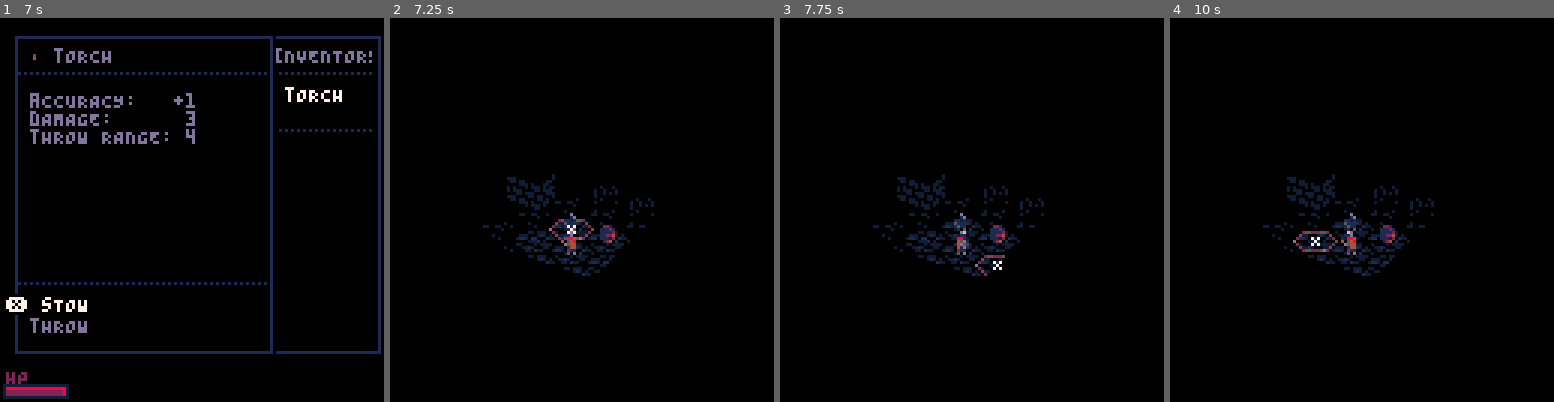
Above: before the commit, frames 1-4 (left to right).
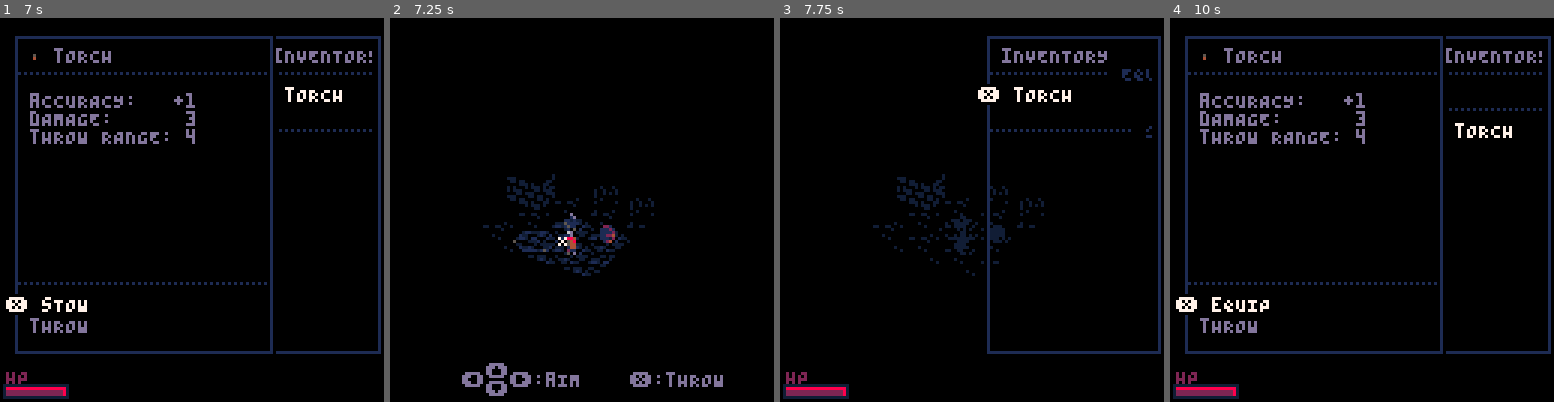
Above: after the commit, the same moments.

Repository: Woflox/intoruins
Game: PICO-8 cartridge cavedunj.p8
The game is run twice, just before and just after one commit, with the same random seed, the same clock (stepped at 60 frames per second) and the same inputs.
Inputs:
- Up to frame 1 (7 s): tap O (Z key) at 0.33, 0.7, 1.43, 2.22, 3.1, 3.98, 4.87, 5.75, 6.63 s; tap X (X key) at 1.07, 2.07, 2.4, 2.73, 3.07, 3.4, 3.73, 4.07, 4.4, 4.73, 5.07, 5.4, 5.73, 6.07, 6.4, 6.73 s; hold Left 1.97-2.37 s; hold Down 2.42-2.82 s; hold Right 2.87-3.53 s; hold Up 3.58-4.08 s; hold Right 4.13-4.53 s; hold Down 4.58-5.08 s; hold Left 5.13-5.8 s; hold Up 5.85-6.18 s; hold Left 6.23-6.63 s; hold Down from 6.68 s (still down)
- Up to frame 2 (7.25 s): tap X (X key) at 7.07 s; release Down at 7.08 s; hold Right from 7.13 s (still down)
- Up to frame 3 (7.75 s): keep holding Right; tap X (X key) at 7.4, 7.73 s; tap O (Z key) at 7.52 s
- Up to frame 4 (10 s): release Right at 7.8 s; hold Up 7.85-8.35 s; tap X (X key) every 0.33 s from 8.07 to 9.73 s; hold Right 8.4-8.8 s; tap O (Z key) at 8.4, 9.28 s; hold Down 8.85-9.35 s; hold Left from 9.4 s (still down)

Frame 1 is identical in both runs. In frame 2, 1.5% of the frame differs, in the area x 18-87%, y 52-99%; in frame 3, 5.5%; in frame 4, 10%, in the area x 0-100%, y 4-100%.

Commit message:
cursor aiming (saved some tokens but then fixed up some more stuff)

Diff:
--- a/cavedunj.p8
+++ b/cavedunj.p8
@@ -55,26 +55,26 @@
 133=n:rAPIER,var:item,slot:wpn,dmg:2,atk:2,lunge:t,throw:4
 134=n:aXE,var:item,slot:wpn,dmg:3,atk:1,arc:t,throw:6
 135=n:hAMMER,var:item,slot:wpn,dmg:6,atk:1,stun:2,knockback:t,slow:t,throw:2,dmgincrease:2
-129=n:oAKEN STAFF,var:item,unid:t
-145=n:dRIFTWOOD STAFF,var:item
-161=n:eBONY STAFF,var:item
-177=n:pUPLEHEART STAFF,var:item
-140=n:bRONZE AMULET,col:9,var:item,slot:amulet
-141=n:pEWTER AMULET,col:5,var:item,slot:amulet
-142=n:gOLDEN AMULET,col:10,var:item,slot:amulet
-143=n:sILVER AMULET,col:7,var:item,slot:amulet
-156=n:gOLD CLOAK,col:9,var:item,slot:cloak
-157=n:gREY CLOAK,col:5,var:item,slot:cloak
-158=n:gREEN CLOAK,col:3,var:item,slot:cloak
-159=n:cYAN CLOAK,col:12,var:item,slot:cloak
-172=n:cYAN ORB,var:item,light:2
-173=n:yELLOW ORB,var:item,light:2
-174=n:rED ORB,var:item,light:2
-175=n:bLACK ORB,var:item,light:2
-188=n:gREEN ORB,var:item,light:2
-189=n:oRANGE ORB,var:item,light:2
-190=n:pURPLE ORB,var:item,light:2
-191=n:pINK ORB,var:item,light:2
+129=n:oAKEN STAFF,var:item,unid:t,throw:4
+145=n:dRIFTWOOD STAFF,var:item,throw:4
+161=n:eBONY STAFF,var:item,throw:4
+177=n:pUPLEHEART STAFF,var:item,throw:4
+140=n:bRONZE AMULET,col:9,var:item,slot:amulet,throw:4
+141=n:pEWTER AMULET,col:5,var:item,slot:amulet,throw:4
+142=n:gOLDEN AMULET,col:10,var:item,slot:amulet,throw:4
+143=n:sILVER AMULET,col:7,var:item,slot:amulet,throw:4
+156=n:gOLD CLOAK,col:9,var:item,slot:cloak,throw:2
+157=n:gREY CLOAK,col:5,var:item,slot:cloak,throw:2
+158=n:gREEN CLOAK,col:3,var:item,slot:cloak,throw:2
+159=n:cYAN CLOAK,col:12,var:item,slot:cloak,throw:2
+172=n:cYAN ORB,var:item,light:2,throw:8
+173=n:yELLOW ORB,var:item,light:2,throw:8
+174=n:rED ORB,var:item,light:2,throw:8
+175=n:bLACK ORB,var:item,light:2,throw:8
+188=n:gREEN ORB,var:item,light:2,throw:8
+189=n:oRANGE ORB,var:item,light:2,throw:8
+190=n:pURPLE ORB,var:item,light:2,throw:8
+191=n:pINK ORB,var:item,light:2,throw:8
 ]],nil,"\n","=")
 
 	tlsfx=assigntable("58:37,38:10,54:10,44:38,60:38,40:43")
@@ -237,10 +237,14 @@
 	updateturn()
 end
 
+function modeis(m)
+	return mode==m
+end
+
 function _update()
-	if mode=="play" then
+	if modeis"play" then
 		updateturn()
-	elseif mode=="aim" then
+	elseif modeis"aim" then
 		updateaim()
 	end
 
@@ -285,7 +289,7 @@
 	pal(11,131,1)
 	fillp()
 
- if mode=="play" then
+ if modeis"play" then
 		for anim in all(textanims) do
 		 local t=(anim[5] or 1)*
 		          (time()-anim[7])
@@ -302,14 +306,14 @@
 										t>0.433 and 5 or col)
 			end
 		end
-	elseif mode=="aim" then
+	elseif modeis"aim" then
 	 local scrpos=screenpos(aimpos)
 		?"\19",scrpos.x-1,scrpos.y-2,7
 	end
 	camera()
 
-	if mode=="play" or
-	   mode=="ui" then
+	if modeis"play" or
+	   modeis"ui" then
 		local x=drawbar(player.hp/player.maxhp,
 		        "HP",2,123,2,8)
 		for k,v in
@@ -317,8 +321,10 @@
 		do
 			x=drawbar(v[1]/v[2],k,x,123,v[3],v[4])
 		end
-	end
-	if mode=="ui" then
+	elseif modeis"aim" then
+		?"\fd  ⬆️\n\|d⬅️\|j⬇️\|d➡️:aIM    ❎:"..(aimthrow and "tHROW" or "fIRE"),24,115
+	end
+	if modeis"ui" then
 		if btnp(🅾️) then
 			if (popdiag())	return
 		end
@@ -328,7 +334,7 @@
 		 curindex=0
 		 d()
 	 end
-	elseif mode=="gameover" and
+	elseif modeis"gameover" and
 	 statet>1 then
 	 if not musicplayed then
 	 	music(8,300)
@@ -408,8 +414,8 @@
 
 function getindex(cur,maxind)
 	return focus and not inputblocked and
-												(cur+btntonum(⬇️)-
-													btntonum(⬆️)+
+												(cur+tonum(btnp(⬇️))-
+													tonum(btnp(⬆️))+
 												maxind-1)%maxind+1
 												or cur
 end
@@ -526,9 +532,8 @@
 function dialog(func)
 	uitrans=mode=="ui" and
 	        0.33 or 1
- mode="ui"
+ setmode"ui"
 	menuindex=1
-	inputblocked=true
  add(diags,func)
  sfx(39)
 end
@@ -536,6 +541,7 @@
 function setmode(m)
 	mode=m
 	statet=0
+	inputblocked=true
 end
 -->8
 --[[tiles, rendering
@@ -587,7 +593,7 @@
 		elseif tl.explored then
 			fow=2
 		end
-		if mode=="gameover" then
+		if modeis"gameover" then
 			fow=tl==player.tl and 3 or 1
 		end
 		tl.fow+=mid(-1,fow-tl.fow,1)
@@ -682,7 +688,7 @@
 	if not i and not bg then
 	 tl.hifade+=mid(-1,tl.hilight-tl.hifade,1)
 	 if tl.hifade>0 then
-	  if (tl.fow>(aimpos and 1 or 2))pal(2,34,2)
+	  if (tl.explored)pal(2,34,2)
 	 	local scrp=screenpos(tl.pos)+baseoffset
 	 	spr(tl.hifade*16-8,scrp.x,scrp.y,2,1)
 	 end
@@ -1201,6 +1207,11 @@
 							 				 pos.y*8+pos.x*4)
 end
 
+function invscreenpos(pos)
+	return vec2(pos.x/12,
+	            pos.y/8-pos.x/24)
+end
+
 function entscreenpos(ent)
 	return screenpos(ent.pos)+
 	        vec2(-2.5,-6.5)
@@ -1236,10 +1247,6 @@
  return abs(remx) > abs(remy) and
  	vec2(roundx+round(remx+remy/2),roundy) or
  	vec2(roundx,roundy+round(remy+remx/2))
-end
-
-function btntonum(b)
-	return tonum(btnp(b))
 end
 
 function hexdir(p1,p2)
@@ -1598,7 +1605,6 @@
 		function turn(btnid,i)
 		 if btnp(btnid) then
 				playerdir=(playerdir+i+5)%6+1
-				--sfx(39)
 				setanim(ent,"turn")
 				updatefacing(ent,adj[playerdir])
 			end
@@ -1610,7 +1616,11 @@
 
 		playerdst=ent.pos+adj[playerdir]
 		local dsttile=gettile(playerdst)
-		dsttile.hilight=2
+		if dsttile.typ!=tywall or
+		   playerdst.x<=ent.pos.x
+		then
+			dsttile.hilight=2
+		end
 		if btnp(⬆️) then
 		 dsttile.hilight=0
 		 if canmove(ent,playerdst) then
@@ -2366,57 +2376,55 @@
 -->8
 --aiming
 
-function aim(item,thrown,range)
-	aimitem,aimthrow,aimrange,aimpos=
-	item,thrown,range,playerdst
-
+function aim(item,thrown,range,pass)
+	aimitem,aimthrow,aimrange,aimpass,aimpos=
+	item,thrown,range,pass,playerdst
 	setmode"aim"
 end
 
 function updateaim()
- --7450
- local ppos=player.pos
-	local dir,dist=
-	-hexdir(aimpos,ppos),
-	hexdist(aimpos,ppos)
-	local diri=1
-	for i=1,6 do
-		if dir==adj[i] then
-			diri=i
-		end
-	end
-	function finddir(indices)
-	 for i in all(indices) do
-	 	local adjdir=adj[(diri+i)%6+1]
-	  local adjpos=aimpos+adjdir
-		 if hexdist(ppos,adjpos)==dist
-			then
-				return adjdir
-			end
-	 end
-	 return vec2(0,0)
-	end
-	aimpos=aimpos+
-		(btntonum(⬆️)-btntonum(⬇️))*dir+
-	 btntonum(⬅️)*finddir{4,3}+
-	 btntonum(➡️)*finddir{0,1}
-	if aimpos==player.pos then
-		aimpos+=dir
-	end
+ local move=vec2(1.5*(tonum(btn(➡️))
+                -tonum(btn(⬅️))),
+                 tonum(btn(⬇️))
+                -tonum(btn(⬆️)))
+ local aimscrpos=
+  screenpos(aimpos)+1.5*
+  vec2(1.5*(tonum(btn(➡️))
+           -tonum(btn(⬅️))),
+       tonum(btn(⬇️))
+      -tonum(btn(⬆️)))
+
+	local relscrpos=aimscrpos-campos
+ aimscrpos.x-=min(relscrpos.x-2)+max(relscrpos.x-126)
+	aimscrpos.y-=min(relscrpos.y-2)+max(relscrpos.y-126)
+	aimpos=invscreenpos(aimscrpos)
+
 	local i = 0
-	hexline(player.pos,aimpos,
+	hexline(player.pos,hexnearest(aimpos),
 	function(npos,ntl)
 	 if i>0 and i<=aimrange then
-		 if not (validpos(aimpos)
-		 and onscreenpos(aimpos,62)) then
+	  if i==1then
+	  	playerdst=npos
+	  end
+		 if not (validpos(npos)
+		    and navigable(ntl,true))
+	  then
+	   return true
+	  end
+			ntl.hilight=2
+			if not pass and ntl.ent then
 				return true
-		 end
-		 aimpos=npos
-			ntl.hilight=2
+			end
 		end
 		i+=1
 	end)
-	updatefacing(player,dir)
+	updatefacing(player,hexdir(player.pos,aimpos))
+
+	if btnp(🅾️) then
+	 aimpos=nil
+		setmode"play"
+		skipturn=false
+	end
 end
 __gfx__
 fffffffffffffffffffffff000ffffffffff000fffffffffffffffffffffffffffffffffffffffffffffffffffffffffffffffffffffffffffffffffffffffff
